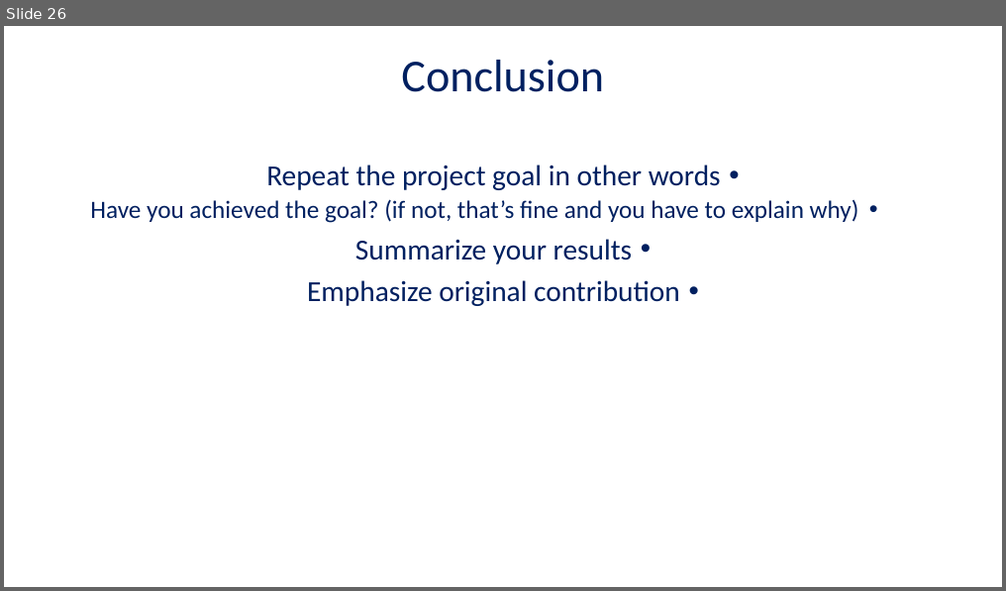
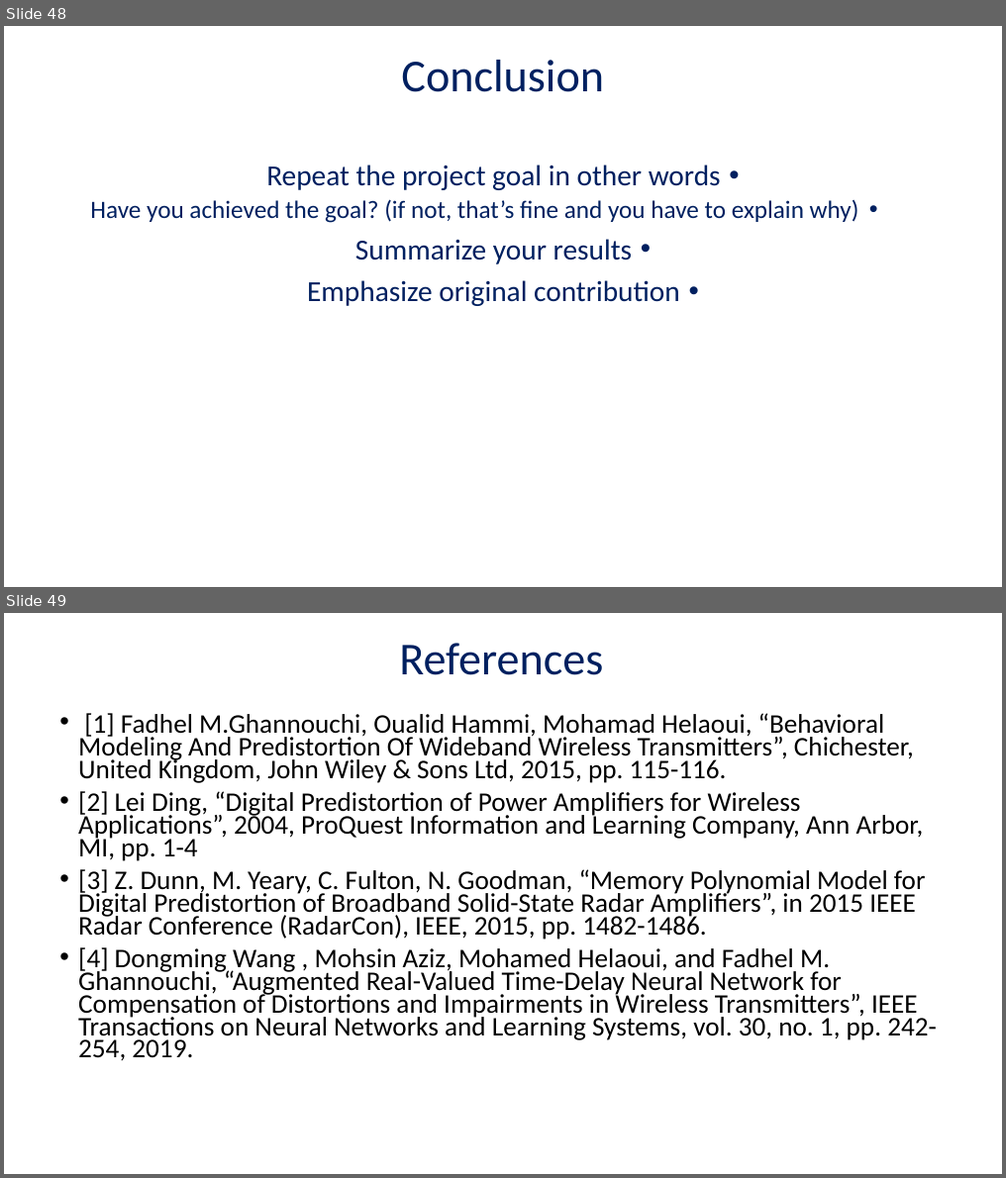
Before and after one commit to AdirCN/DPD, a slide deck: documents/Final Presentation.pptx. Shown one above the other, each under a label of ours: slide 26 before the commit, slides 48 and 49 after it. The pictures are 1006x591 and 1006x1178 pixels, drawn with LibreOffice and Linux fonts; fonts in the diff are those of the drawing. Boxes give left, top, right and bottom in pixels: in the first picture for what was removed or moved away, otherwise in the second. Text is boxed around its words. In the diff, an @@ line names an element or a change of style, - is before the commit and + after.

```diff
--- a/documents/Final Presentation.pptx
+++ b/documents/Final Presentation.pptx
@@ slide 49 added at (x1=4, y1=613, x2=1002, y2=1174), background #FFFFFF @@
@@ text added at (x1=399, y1=643, x2=603, y2=675), 44 pt, text #002060 @@
+References
@@ text added at (x1=78, y1=713, x2=937, y2=1060), 25.9 pt, text #000000 @@
+• [1] Fadhel M.Ghannouchi, Oualid Hammi, Mohamad Helaoui, “Behavioral Modeling And Predistortion Of Wideband Wireless Transmitters”, Chichester, United Kingdom, John Wiley & Sons Ltd, 2015, pp. 115-116.
+• [2] Lei Ding, “Digital Predistortion of Power Amplifiers for Wireless Applications”, 2004, ProQuest Information and Learning Company, Ann Arbor, MI, pp. 1-4
+• [3] Z. Dunn, M. Yeary, C. Fulton, N. Goodman, “Memory Polynomial Model for Digital Predistortion of Broadband Solid-State Radar Amplifiers”, in 2015 IEEE Radar Conference (RadarCon), IEEE, 2015, pp. 1482-1486.
+• [4] Dongming Wang , Mohsin Aziz, Mohamed Helaoui, and Fadhel M. Ghannouchi, “Augmented Real-Valued Time-Delay Neural Network for Compensation of Distortions and Impairments in Wireless Transmitters”, IEEE Transactions on Neural Networks and Learning Systems, vol. 30, no. 1, pp. 242-254, 2019.
@@ what was slide 26 is now slide 48 @@
```
Also in this commit, not shown: 7 slides changed, 26 other slides added, 5 slides removed, 1 other file.
